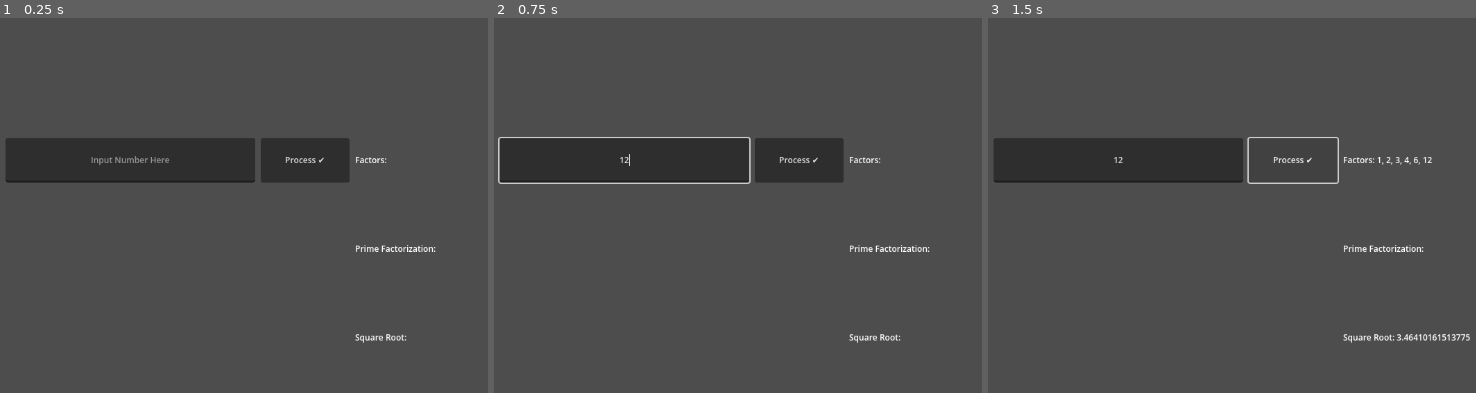
Above: before the commit, frames 1-3 (left to right).
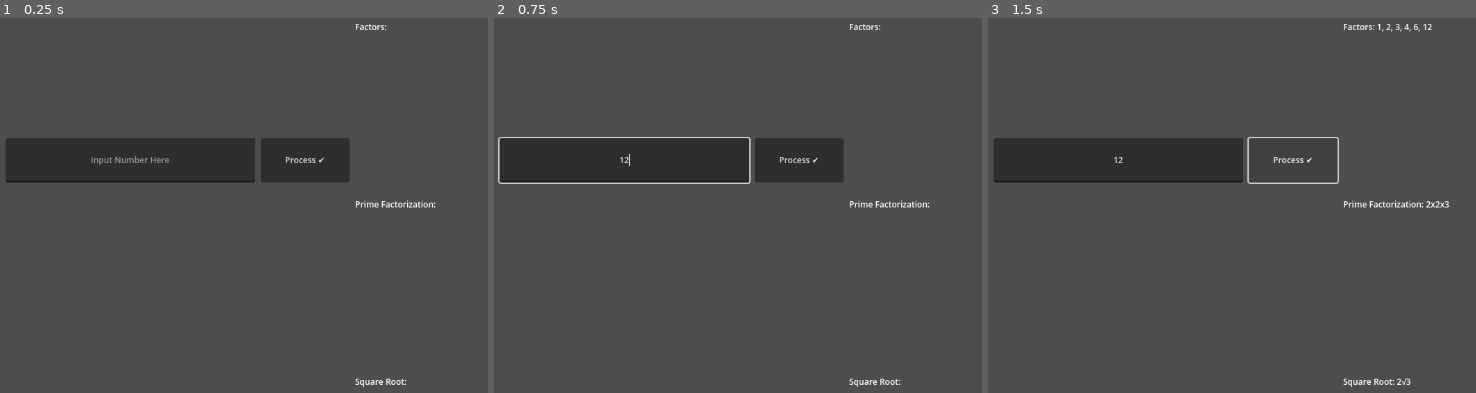
Above: after the commit, the same moments.

Repository: exenee/factor-tree
Game: Godot game, scene res://control.tscn
The game is run twice, just before and just after one commit, with the same random seed, the same clock (stepped at 60 frames per second) and the same inputs.
Inputs (mouse positions are in pixels of both pictures, inside the frame that each line leads up to):
- Up to frame 1 (0.25 s): no input
- Up to frame 2 (0.75 s): click (625, 160) at 0.52 s; type "12" at 0.6 s
- Up to frame 3 (1.5 s): click "Process ✔️" at 1.25 s

The runs differ from the first frame. In frame 1, 0.7% of the frame differs, in the area x 72-90%, y 1-99%; in frame 2, 0.7%; in frame 3, 1.1%, in the area x 72-99%, y 1-99%.

Commit message:
it is done

Diff:
--- a/control.gd
+++ b/control.gd
@@ -18,7 +18,9 @@
 	if float($Number.text) == 0:
 		$Factors.text = "Factors: Zero has no factors!"
 	elif float($Number.text) != int($Number.text): # evil "if has decimal" hack
-		$Factors.text = "Factors: Cannot factor any decimal number!"
+		$Factors.text = "Factors: Cannot factor any decimal number, or number is way too large!"
+	elif float($Number.text) > 999999999999999:
+		$Factors.text = "Factors: Number too big to process!"
 	else:
 		$Factors.text = "Factors: " + str(get_factors(int($Number.text)))
 		$Factors.text = $Factors.text.replace("[", "").replace("]", "")
@@ -27,7 +29,15 @@
 	# Prime Factorization #
 	#######################
 
-	print("Prime Factorization not yet implemented!")
+	if float($Number.text) == 0:
+		$"Prime Factorization".text = "Prime Factorization: Zero has no factors!"
+	elif float($Number.text) != int($Number.text): # evil "if has decimal" hack
+		$"Prime Factorization".text = "Prime Factorization: Cannot factor any decimal number, or number is way too large!"
+	elif float($Number.text) > 999999999999999:
+		$"Prime Factorization".text = "Prime Factorization: Number too big to process!"
+	else:
+		$"Prime Factorization".text = "Prime Factorization: " + str(format_factors(get_prime_factorization(int($Number.text))))
+		$"Prime Factorization".text = $"Prime Factorization".text.replace("[", "").replace("]", "")
 
 	#######################
 	#     Square Root     #
@@ -36,7 +46,7 @@
 	if int($Number.text) < 0:
 		$"Square Root".text = "Square Root: Cannot get square root of non-zero negative number"
 	else:
-		$"Square Root".text = "Square Root: " + str(sqrt(float($Number.text)))
+		$"Square Root".text = "Square Root: " + str(format_square_root(float($Number.text)))
 		# Temporary, replace with more
 		# readable representation later
 
@@ -65,3 +75,62 @@
 
 	factors.sort()
 	return factors
+
+func get_prime_factorization(n: int) -> Array:
+	#######################
+	#Get Pr. Factorization#
+	#######################
+	var factors = []
+	var divisor = 2
+
+	# Loop until n becomes 1
+	while n > 1:
+		# Check if divisor divides n
+		while n % divisor == 0:
+			factors.append(divisor)
+			n /= divisor
+		divisor += 1
+
+	return factors
+
+func format_factors(factors: Array) -> String:
+	var result: String
+	#######################
+	#    Format Factors   #
+	#######################
+	if factors.size() <= 1:
+		result = str(factors[0])
+	else:
+		result = str(factors[0])  # Start with the first element
+
+	# Iterate over the rest of the array (starting from the second element)
+	for i in range(1, factors.size()):
+		result += "x" + str(factors[i])  # Add 'x' between elements
+
+	return result
+
+func format_square_root(value: float) -> String:
+	#######################
+	#    Format SqRoot    #
+	#######################
+	# Get the square root of the number
+	var root_value = sqrt(value)
+
+	# Try to simplify the square root by checking for square factors
+	var factor = 1
+	var remaining_value = value
+
+	# Find the largest square factor (factorized form)
+	for i in range(2, int(remaining_value ** 0.5) + 1):
+		if int(remaining_value) % (i * i) == 0:  # Ensure we're using integer modulus
+			factor = i
+			remaining_value /= (i * i)
+
+	# Now format the string based on whether there was a simplification
+	if factor == 1:
+		return "√" + str(value)  # If no simplification, just display √value
+	else:
+		if remaining_value == 1:
+			return str(factor) + "√1"  # Handle the case for perfect squares like 4
+		else:
+			return str(factor) + "√" + str(int(remaining_value))  # Otherwise display factor√remaining_value
--- a/control.tscn
+++ b/control.tscn
@@ -27,20 +27,20 @@
 [node name="Factors" type="Label" parent="."]
 layout_mode = 2
 offset_left = 512.0
-offset_top = 192.0
 offset_right = 1152.0
-offset_bottom = 320.0
+offset_bottom = 128.0
 theme_override_font_sizes/font_size = 12
 text = "Factors:"
 vertical_alignment = 1
+autowrap_mode = 3
 script = ExtResource("2_406u3")
 
 [node name="Prime Factorization" type="Label" parent="."]
 layout_mode = 2
 offset_left = 512.0
-offset_top = 320.0
+offset_top = 256.0
 offset_right = 1152.0
-offset_bottom = 448.0
+offset_bottom = 384.0
 theme_override_font_sizes/font_size = 12
 text = "Prime Factorization:"
 vertical_alignment = 1
@@ -48,9 +48,9 @@
 [node name="Square Root" type="Label" parent="."]
 layout_mode = 0
 offset_left = 512.0
-offset_top = 448.0
+offset_top = 512.0
 offset_right = 1152.0
-offset_bottom = 576.0
+offset_bottom = 640.0
 theme_override_font_sizes/font_size = 12
 text = "Square Root:"
 vertical_alignment = 1
